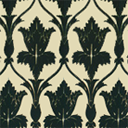
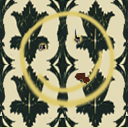
Two versions of the same layered image (128px x 128px). Layer-by-layer changes:
added layer "Layer 7 copy" above "Layer 7" over [35, 33, 53, 53]
added layer "Layer 7" above "Smiley_FX" over [68, 26, 82, 45]
added layer "Smiley_FX" above "Final" over [0, 0, 128, 127]
added layer "Layer 2" above "Layer 8" over [0, 0, 128, 128]
added layer "Layer 8" above "Layer 1" over [63, 61, 94, 90]
hid "Layer 1" over [0, 0, 128, 128]
